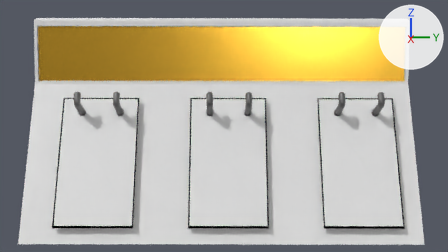
Before and after pictures for a commit that changed the Blender file scoreboard.blend.
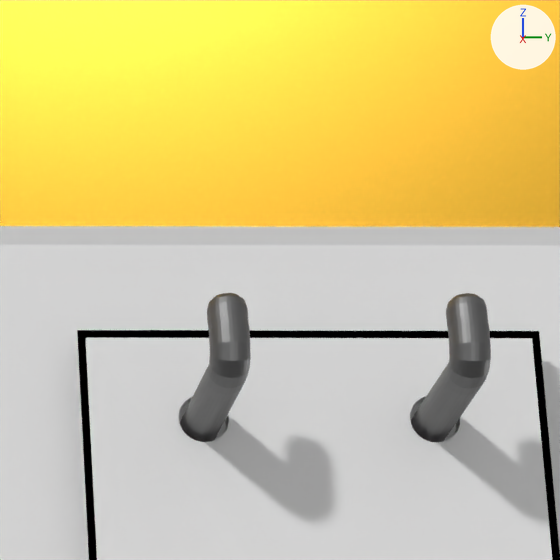
The first picture shows the older version from the file's camera 'Camera'. The close-ups show both versions on the part from 68% to 88% of the width and 18% to 54% of the height of that picture. The axes (+X, +Y, +Z) are drawn at upper right. The lights are the same throughout.

Before the edit, the objects in view are built like this:
```python
me_cube_013 = bpy.data.meshes.new('Cube.013')
me_cube_013.from_pydata(...)  # 204 vertices, 140 faces; spans x -1.0..1.0, y -1.0..1.0, z -1.3..1.3
# faces by material slot: [136, 4]
me_cube_013.materials.append(mat_material_004)  # white #e7e7e7
me_cube_013.materials.append(mat_material_001)  # black #000000
me_cylinder_004 = bpy.data.meshes.new('Cylinder.004')
me_cylinder_004.from_pydata(...)  # 2520 vertices, 2350 faces; spans x -33.4..41.3, y -57.1..64.5, z -45.2..10.4
# faces by material slot: [2316, 33, 1]
me_cylinder_004.materials.append(mat_material_002)  # grey #7b7b7b
me_cylinder_004.materials.append(mat_material)  # its picture is missing
me_cylinder_004.materials.append(mat_material_005)  # orange #e7b33a
ob_cube_013 = bpy.data.objects.new('Cube.013', me_cube_013)
ob_cube_013.location = (0.67, 2.621, 0.005)
ob_cube_013.rotation_euler = (0.0, 1.178, 0.0)  # degrees (0, 67, 0)
ob_cube_013.scale = (0.87, 0.503, 0.0149)
ob_cylinder_001 = bpy.data.objects.new('Cylinder.001', me_cylinder_004)
ob_cylinder_001.location = (0.373, 0.69, 0.6)
ob_cylinder_001.rotation_euler = (-0.00828, 1.173, -0.0079)  # degrees (-0.5, 67, -0.5)
ob_cylinder_001.scale = (0.0418, 0.0418, 0.0418)
```
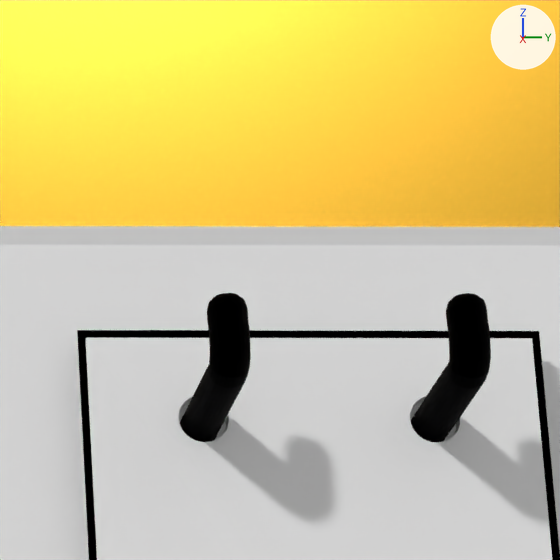
The change, as a diff of the scene's bpy script:
```diff
--- a/scoreboard.blend.py
+++ b/scoreboard.blend.py
@@ me_cylinder_004 @@
 me_cylinder_004.from_pydata(...)  # 2520 vertices, 2350 faces; spans x -33.4..41.3, y -57.1..64.5, z -45.2..10.4
 # used by ob_cylinder_001; location = (0.373, 0.69, 0.6); rotation_euler = (-0.00828, 1.173, -0.0079), in degrees (-0.5, 67, -0.5); scale = (0.0418, 0.0418, 0.0418)
+# me_cylinder_004 part 1: all 2316 faces that had it switch from mat_material_002 (grey #7b7b7b) to mat_material_001 (black #000000)
 me_cylinder_004.materials.append(mat_material)
```

Changed parts and their boxes [x1, y1, x2, y2] in the close-ups (560 x 560 px):
part 1 of me_cylinder_004, recoloured (grey to black)
    both: [180, 293, 491, 442]
